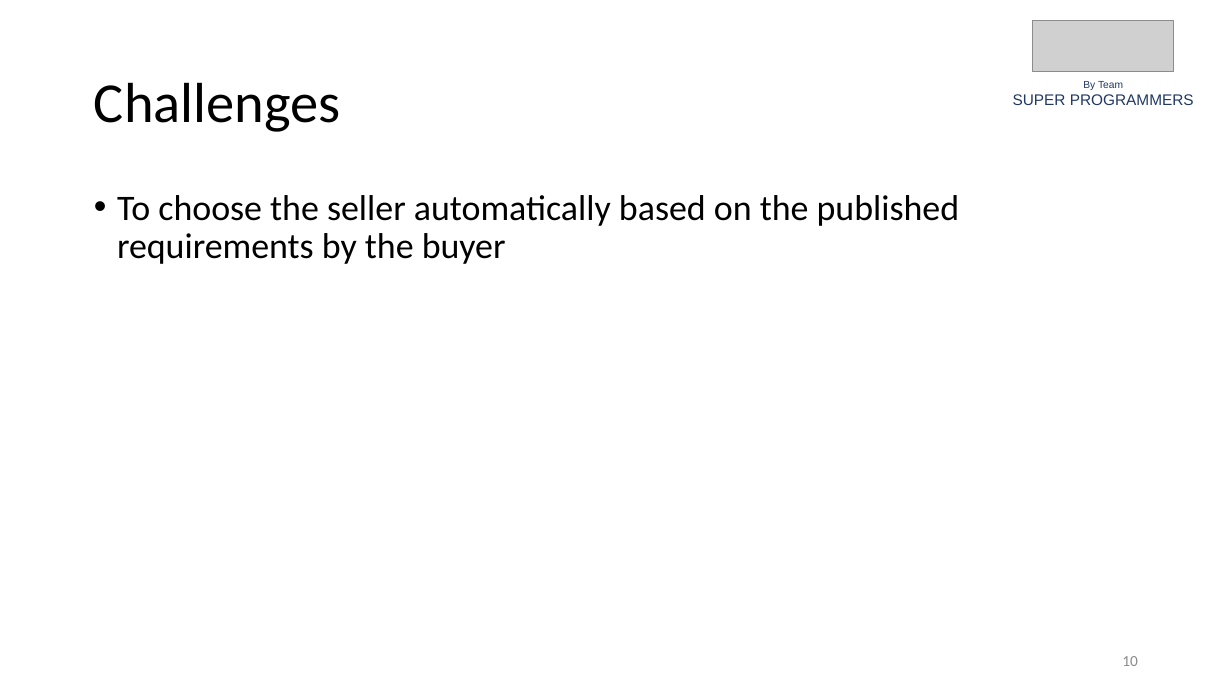
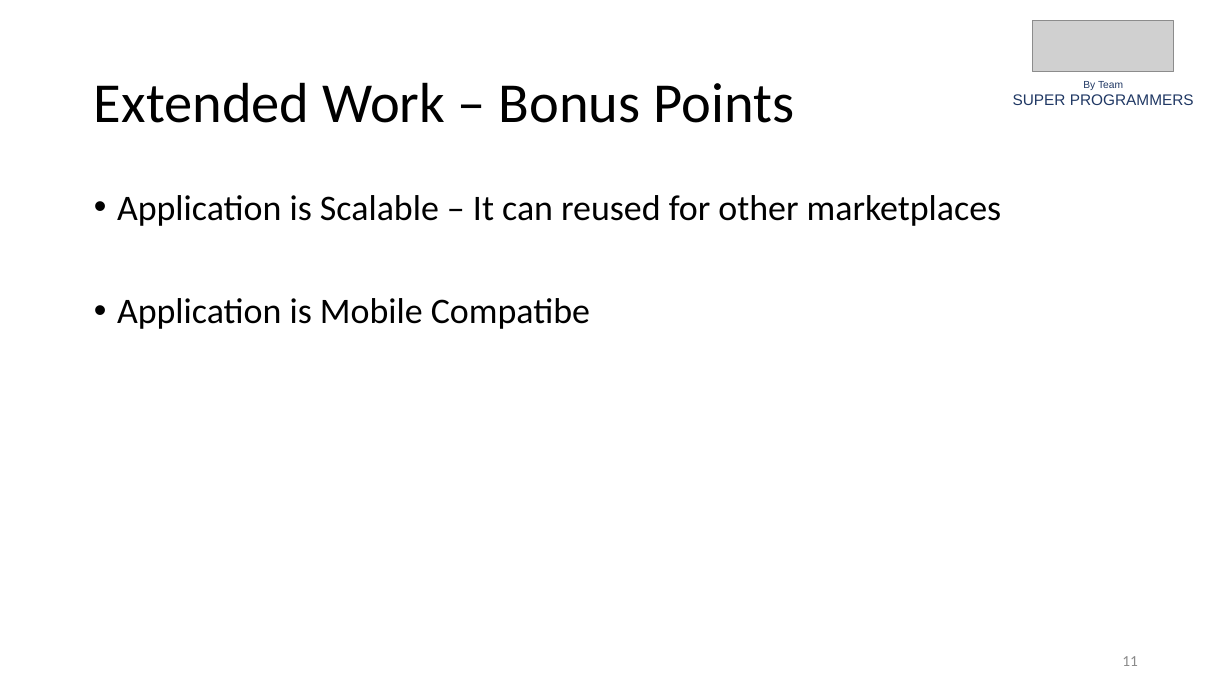
Before and after one commit to sachinjegaonkar/MarketplaceSolution, a slide deck: slide 11 of The Cattle MarketPlace Solution.pptx (slide 10 before the commit). Drawn at 1232x693 pixels with LibreOffice and Linux fonts; fonts in the diff are those of the drawing; grey boxes stand for pictures. Boxes give left, top, right and bottom in pixels: in the first picture for what was removed or moved away, otherwise in the second. Text is boxed around its words. In the diff, an @@ line names an element or a change of style, - is before the commit and + after.

```diff
--- a/The Cattle MarketPlace Solution.pptx
+++ b/The Cattle MarketPlace Solution.pptx
@@ title at (x1=94, y1=82, x2=794, y2=123): text changed @@
-Challenges
+Extended Work – Bonus Points
@@ text at (x1=117, y1=195, x2=1002, y2=329): text changed @@
-• To choose the seller automatically based on the published requirements by the buyer
+• Application is Scalable – It can reused for other marketplaces
+• Application is Mobile Compatibe
@@ page number at (x1=1122, y1=656, x2=1138, y2=666): text changed @@
-10
+11
```
Also in this commit, not shown: 1 other slide changed, 1 slide added, 5 other files.
